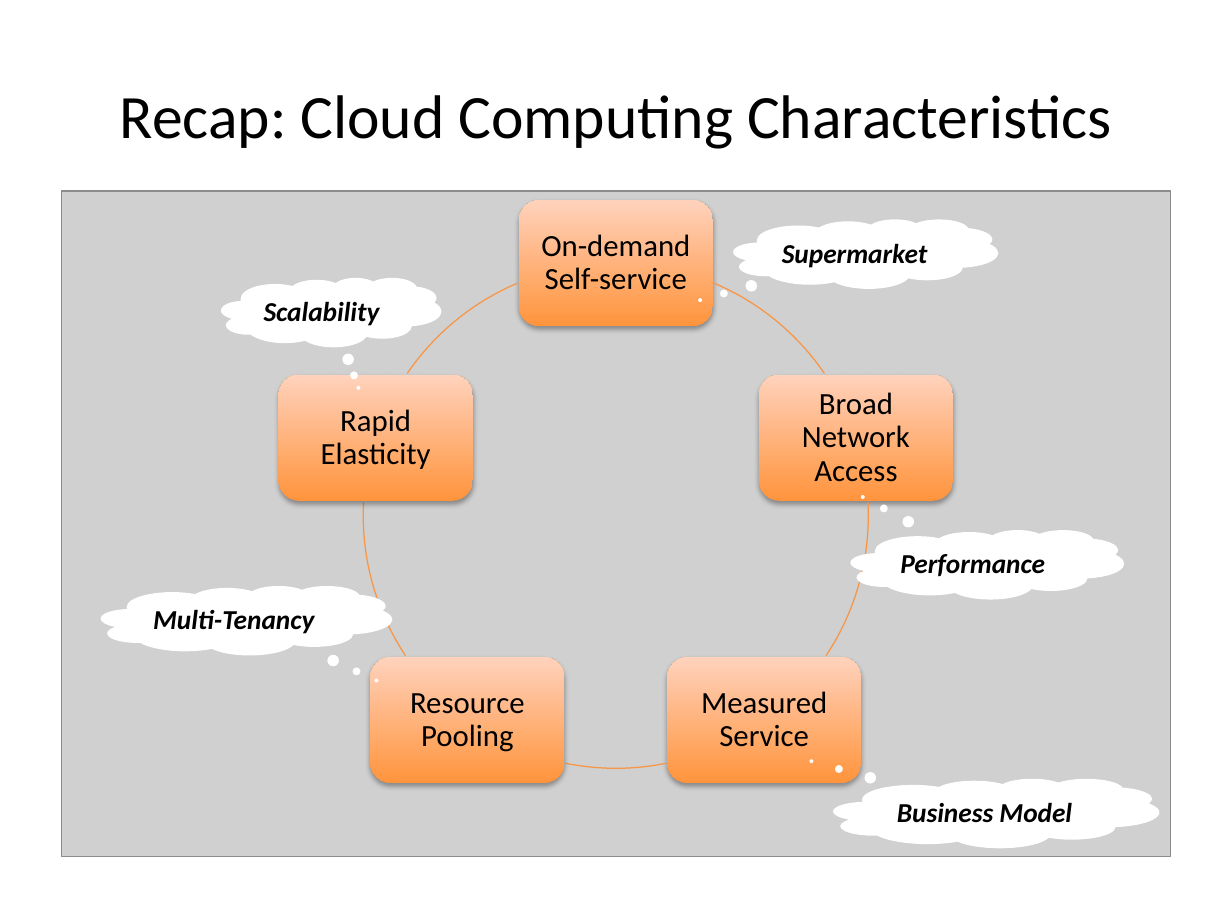
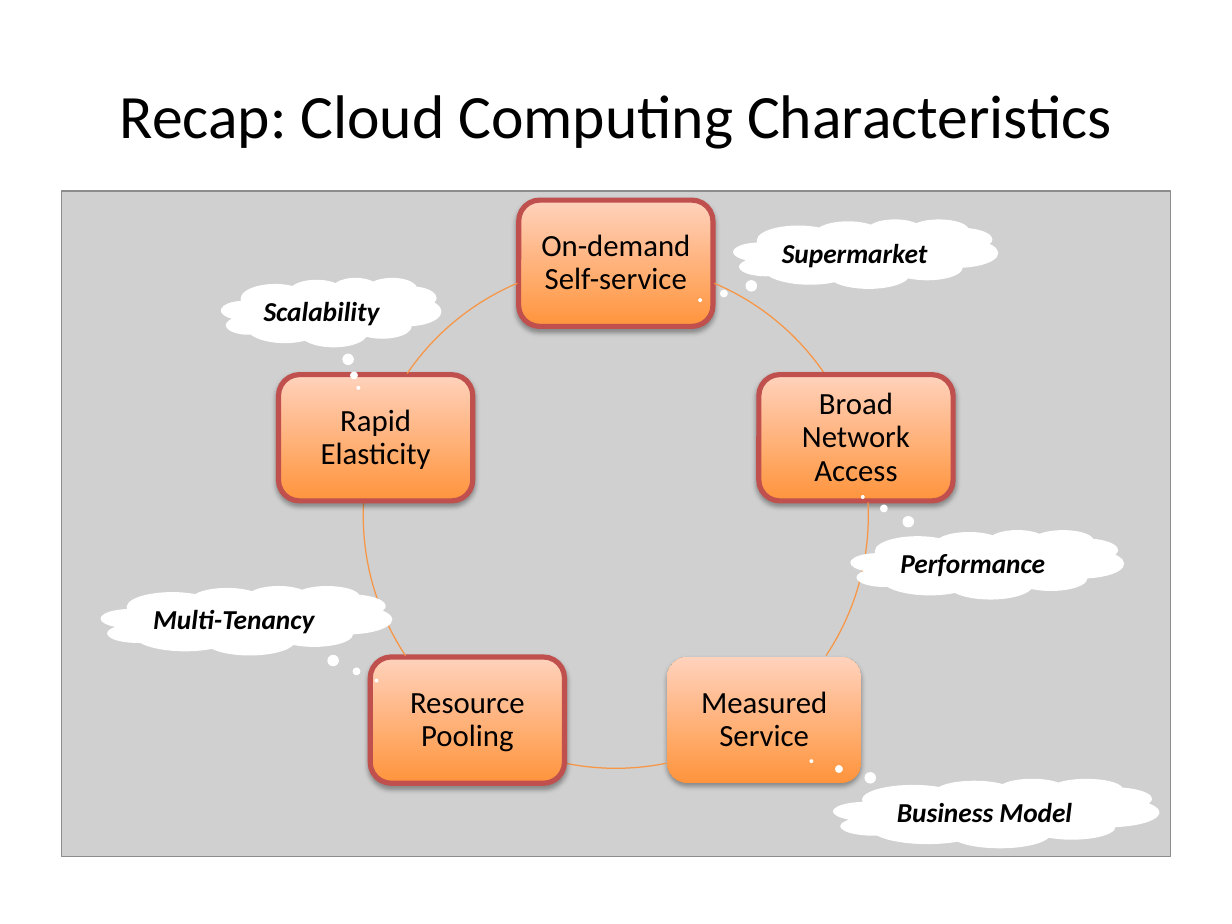
Before and after one commit to Hingo/ansible_meteor, a slide deck: slide 5 of presentation/slide_deck.pptx (slide 3 before the commit). Drawn at 1232x924 pixels with LibreOffice and Linux fonts; fonts in the diff are those of the drawing; grey boxes stand for pictures. Boxes give left, top, right and bottom in pixels: in the first picture for what was removed or moved away, otherwise in the second. Text is boxed around its words. In the diff, an @@ line names an element or a change of style, - is before the commit and + after.

```diff
--- a/presentation/slide_deck.pptx
+++ b/presentation/slide_deck.pptx
@@ outline none to #C0504D 3 pt in 4 elements at (x1=519, y1=200, x2=713, y2=325), (x1=759, y1=375, x2=954, y2=500), (x1=371, y1=657, x2=565, y2=782), (x1=278, y1=375, x2=473, y2=500) @@
```
Also in this commit, not shown: 3 other slides changed, 9 slides added.
